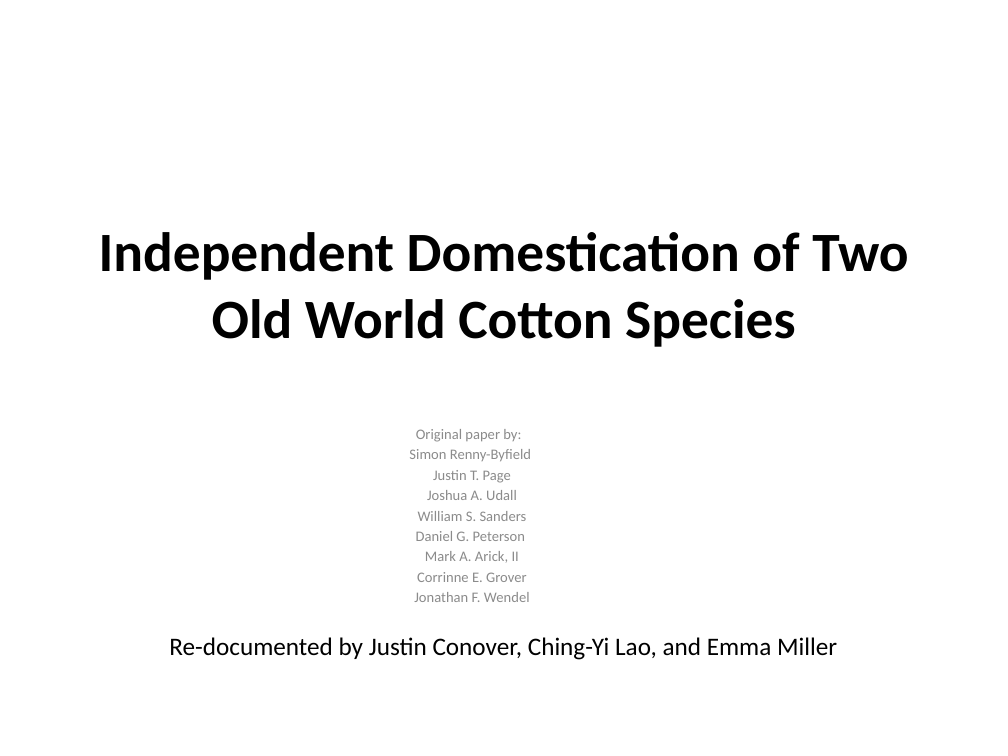
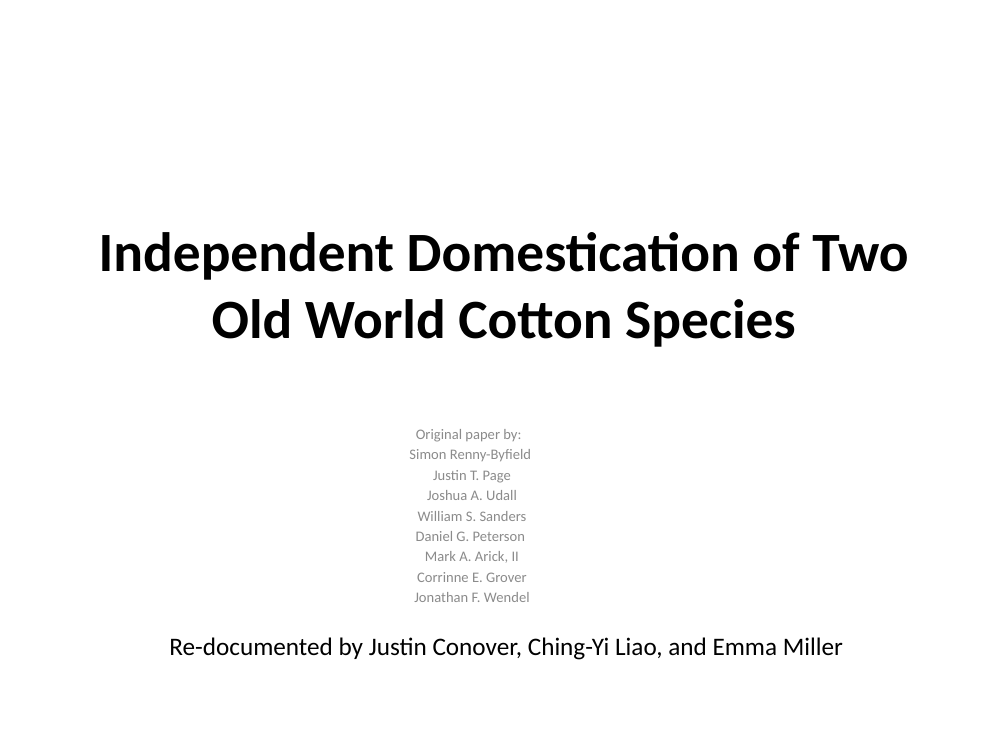
Before and after one commit to erdostal/EEOB546xFINALPROJECT, a slide deck: slide 1 of EEOBFINALPRESENTATION.pptx. Drawn at 1008x756 pixels with LibreOffice and Linux fonts; fonts in the diff are those of the drawing. Boxes give left, top, right and bottom in pixels: in the first picture for what was removed or moved away, otherwise in the second. Text is boxed around its words. In the diff, an @@ line names an element or a change of style, - is before the commit and + after.

```diff
--- a/EEOBFINALPRESENTATION.pptx
+++ b/EEOBFINALPRESENTATION.pptx
@@ text at box(169, 637, 843, 660): text changed @@
-Re-documented by Justin Conover, Ching-Yi Lao, and Emma Miller
+Re-documented by Justin Conover, Ching-Yi Liao, and Emma Miller
```
Also in this commit, not shown: 2 other files.
